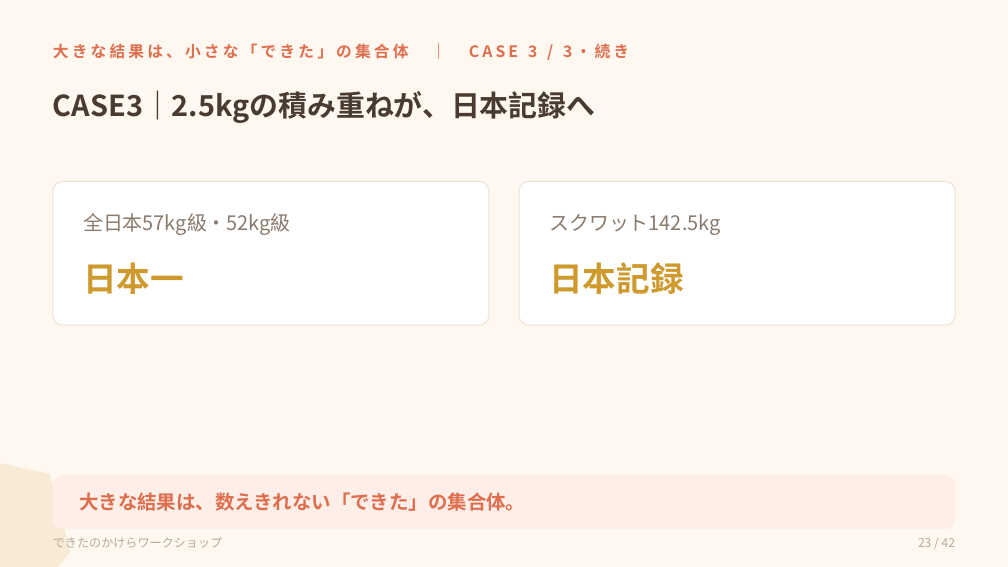
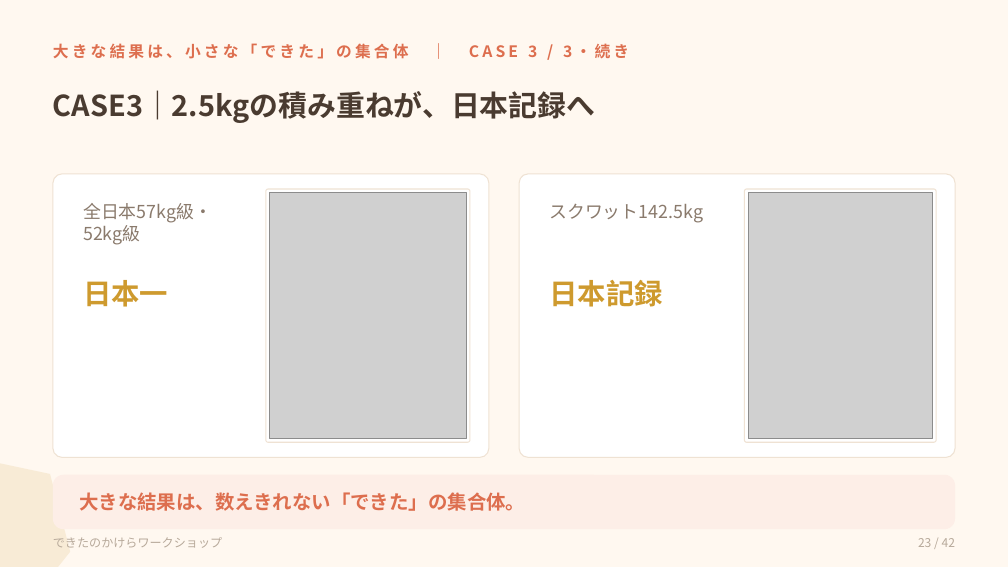
Before and after one commit to shiori0823/dekitanokakera-LM, a slide deck: slide 23 of workshop/dist/dekitanokakera-workshop.pptx. Drawn at 1008x567 pixels with LibreOffice and Linux fonts; fonts in the diff are those of the drawing; grey boxes stand for pictures. Boxes give left, top, right and bottom in pixels: in the first picture for what was removed or moved away, otherwise in the second. Text is boxed around its words. In the diff, an @@ line names an element or a change of style, - is before the commit and + after.

```diff
--- a/workshop/dist/dekitanokakera-workshop.pptx
+++ b/workshop/dist/dekitanokakera-workshop.pptx
@@ rounded rectangle resized from (x1=53, y1=181, x2=489, y2=325) to (x1=53, y1=174, x2=489, y2=457) @@
@@ rounded rectangle at (x1=53, y1=174, x2=489, y2=457): proportions changed @@
@@ rounded rectangle at (x1=520, y1=174, x2=956, y2=457): proportions changed @@
@@ rounded rectangle resized from (x1=520, y1=181, x2=956, y2=325) to (x1=520, y1=174, x2=956, y2=457) @@
@@ text "全日本57kg級・52kg級" at (x1=83, y1=203, x2=212, y2=245): size 19 to 17 pt; line spacing 1 to 21pt; vertical alignment middle to top @@
@@ rounded rectangle added at (x1=266, y1=189, x2=470, y2=442), fill #FFFFFF, outline #EFE2D3 1 pt @@
@@ picture added at (x1=270, y1=193, x2=467, y2=439) @@
@@ text "スクワット142.5kg" at (x1=549, y1=204, x2=703, y2=223): size 19 to 17 pt; line spacing 1 to 21pt; vertical alignment middle to top @@
@@ rounded rectangle added at (x1=745, y1=189, x2=937, y2=442), fill #FFFFFF, outline #EFE2D3 1 pt @@
@@ picture added at (x1=749, y1=193, x2=933, y2=439) @@
@@ text "日本一" at (x1=83, y1=280, x2=168, y2=307): size 32 to 27 pt; vertical alignment middle to top @@
@@ text "日本一" moved from (x1=83, y1=262, x2=184, y2=294) to (x1=83, y1=280, x2=168, y2=307) @@
@@ text "日本記録" moved from (x1=549, y1=262, x2=683, y2=294) to (x1=549, y1=280, x2=662, y2=307) @@
@@ text "日本記録" at (x1=549, y1=280, x2=662, y2=307): size 32 to 27 pt; vertical alignment middle to top @@
```
Also in this commit, not shown: 4 other files.
